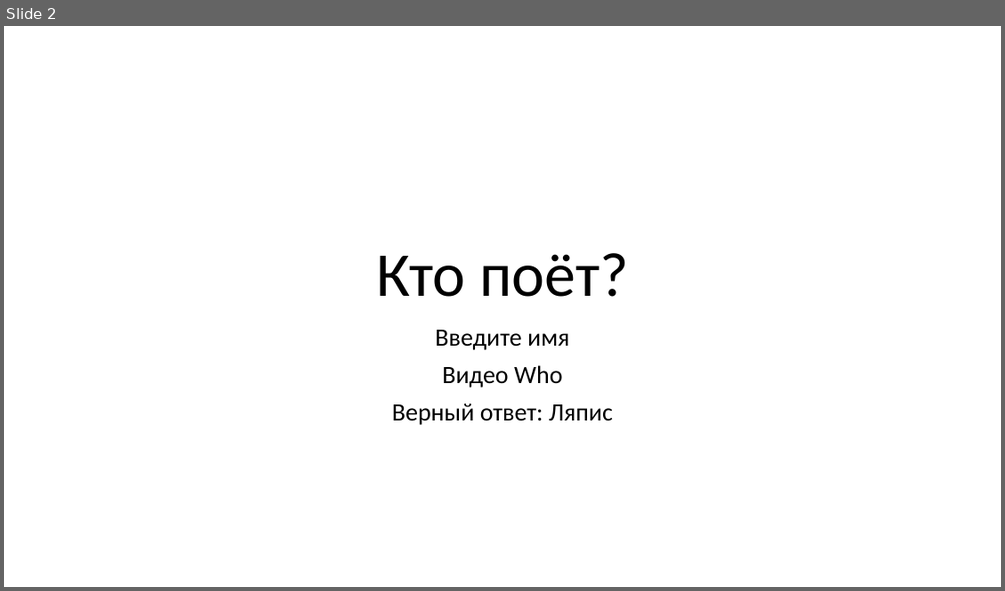
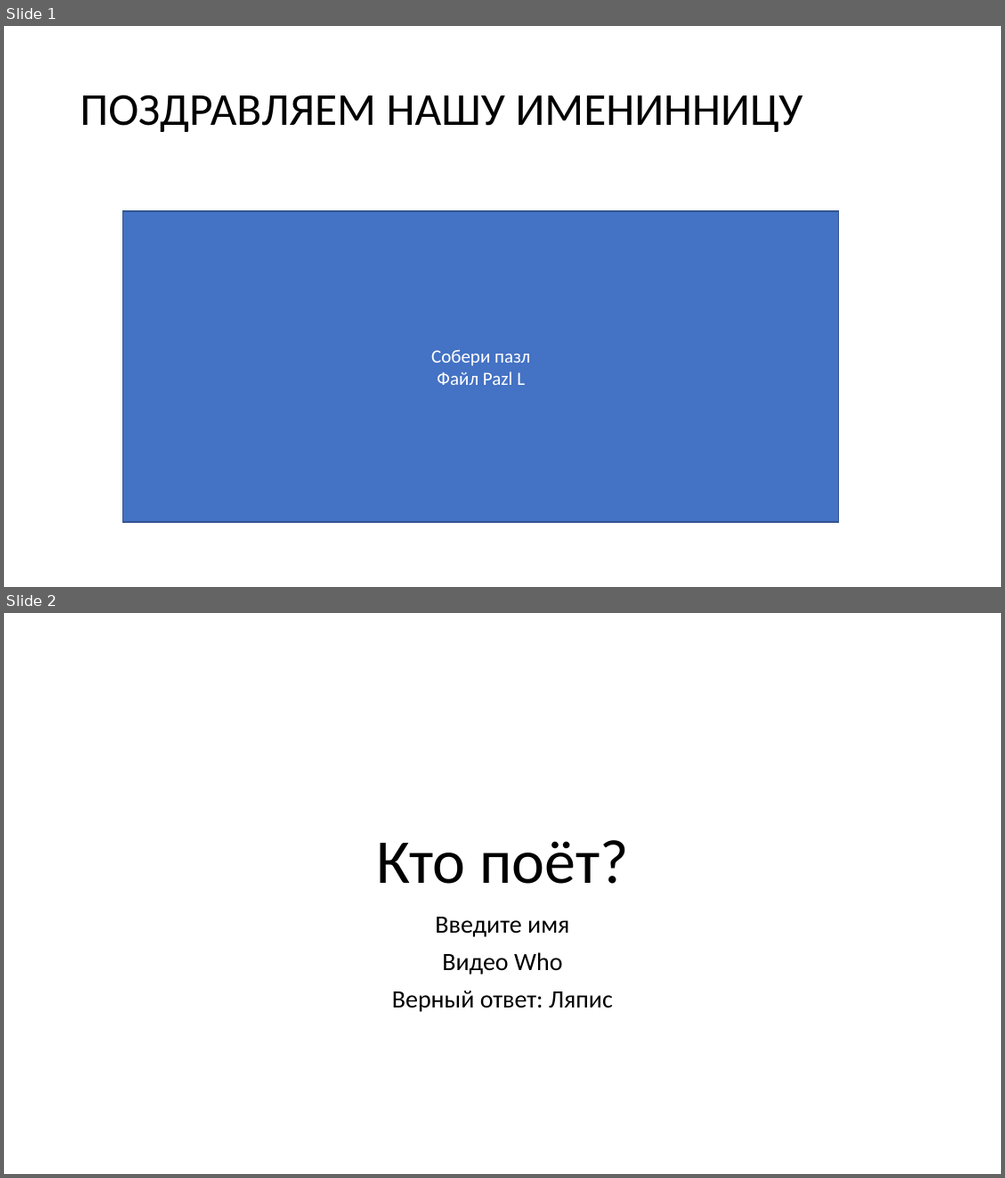
Before and after one commit to vvaassiihhaa/masha, a slide deck: КВЕСТ/Kvest 0504.pptx. Shown one above the other, each under a label of ours: slide 2 before the commit, slides 1 and 2 after it. The pictures are 1005x591 and 1005x1178 pixels, drawn with LibreOffice and Linux fonts; fonts in the diff are those of the drawing. Boxes give left, top, right and bottom in pixels: in the first picture for what was removed or moved away, otherwise in the second. Text is boxed around its words. In the diff, an @@ line names an element or a change of style, - is before the commit and + after.

```diff
--- a/КВЕСТ/Kvest 0504.pptx
+++ b/КВЕСТ/Kvest 0504.pptx
@@ slide 1 added at (4,26,1001,587), background #FFFFFF @@
@@ title added at (80,95,803,132), 44 pt, text #000000 @@
+ПОЗДРАВЛЯЕМ НАШУ ИМЕНИННИЦУ
@@ rectangle added at (123,211,839,523), fill #4472C4, outline #325491 1 pt, 18 pt, text #FFFFFF @@
+Собери пазл
+Файл Pazl L
```
Also in this commit, not shown: 1 other file.
